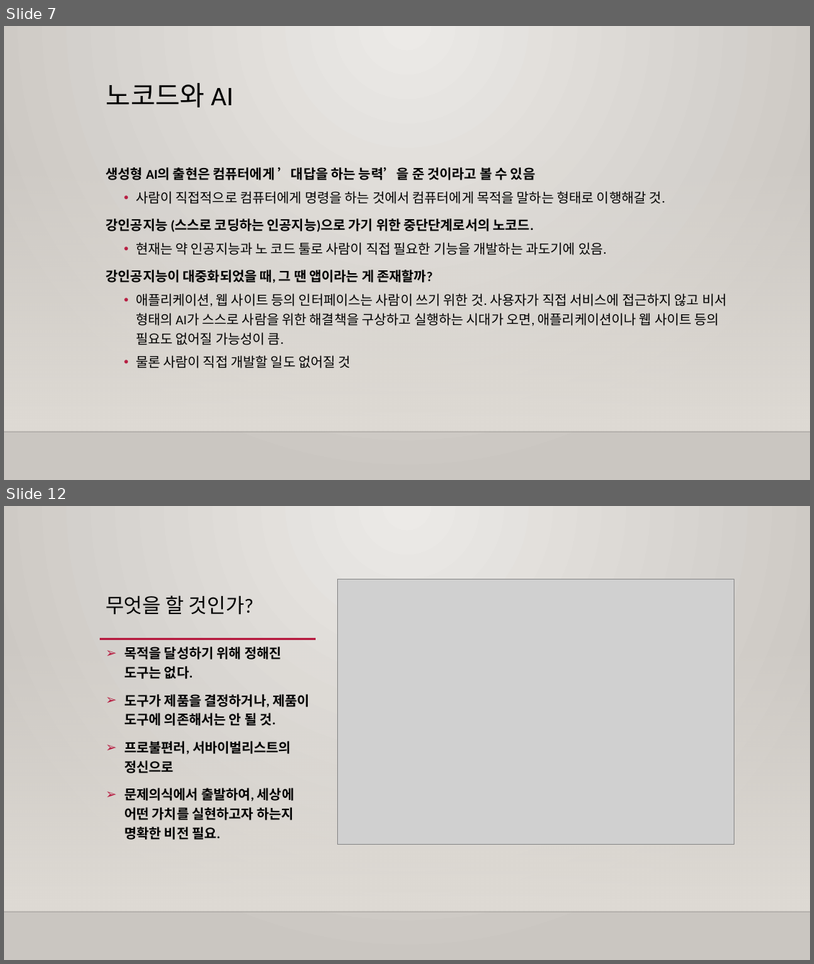
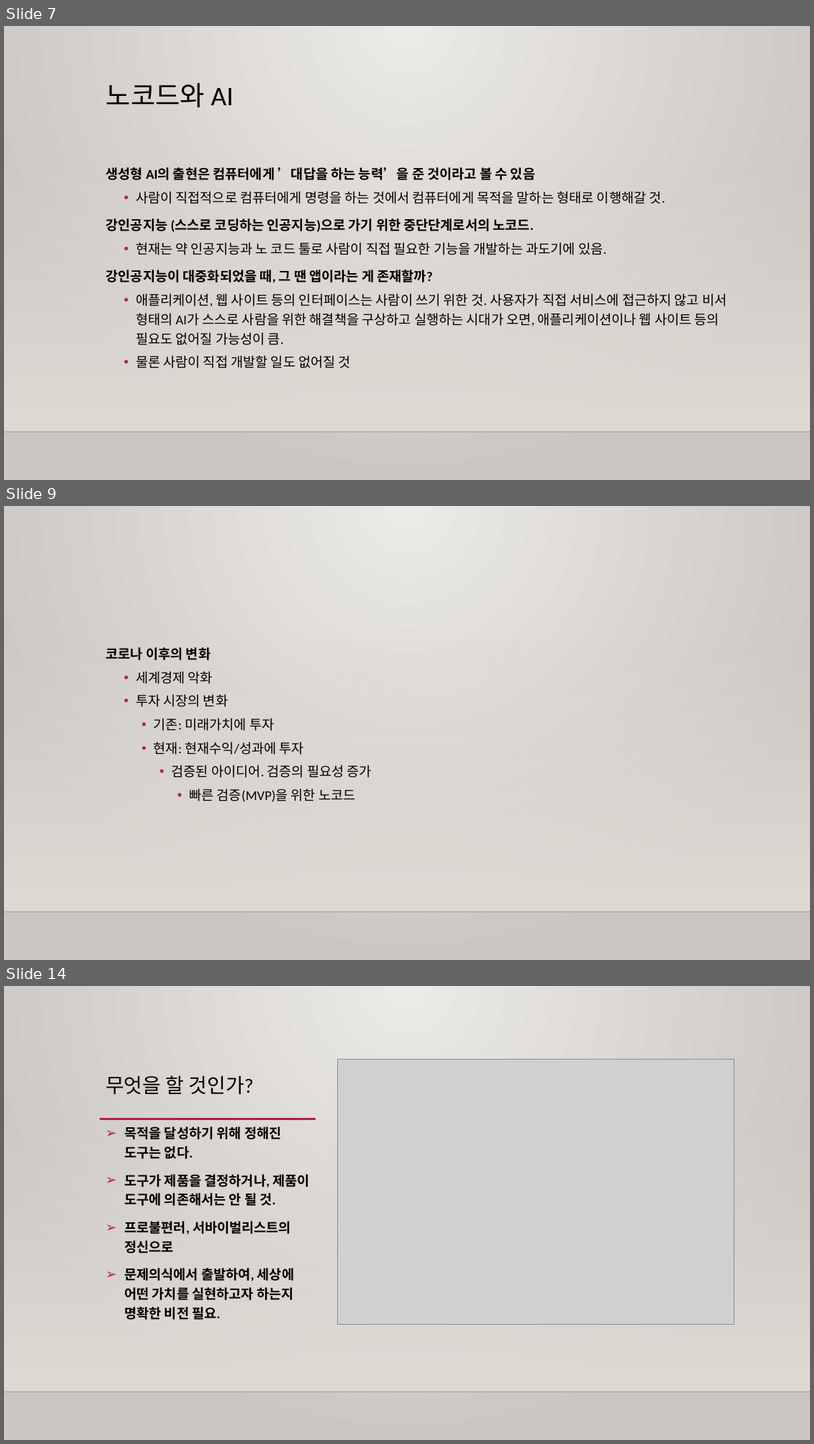
Before and after one commit to m00nlygreat/obsidian-vault, a slide deck: 노코드 엔지니어링/노코드 개론.pptx. Shown one above the other, each under a label of ours: slides 7 and 12 before the commit, slides 7, 9 and 14 after it; the slides between them are not shown. The pictures are 814x964 and 814x1444 pixels, drawn with LibreOffice and Linux fonts; fonts in the diff are those of the drawing; grey boxes stand for pictures; background and template pictures are left out. Boxes give left, top, right and bottom in pixels: in the first picture for what was removed or moved away, otherwise in the second. Text is boxed around its words. In the diff, an @@ line names an element or a change of style, - is before the commit and + after.

Commit message:
백업 완료: 2023-11-25 02:36:51
Affected files:
.obsidian/workspace.json
노코드 엔지니어링/노코드 개론.md
노코드 엔지니어링/노코드 개론.pptx

```diff
--- a/노코드 엔지니어링/노코드 개론.pptx
+++ b/노코드 엔지니어링/노코드 개론.pptx
@@ slide 9 added at (4, 506, 810, 960), background gradient #ECEAE7 to #CAC7C1; not listed: 2 template elements that a slide beside it also shows @@
@@ text added at (106, 647, 372, 802), 16 pt, text #000000 @@
+코로나 이후의 변화
+  • 세계경제 악화
+  • 투자 시장의 변화
+    • 기존: 미래가치에 투자
+    • 현재: 현재수익/성과에 투자
+      • 검증된 아이디어. 검증의 필요성 증가
+        • 빠른 검증(MVP)을 위한 노코드
@@ what was slide 12 is now slide 14 @@
```
Also in this commit, not shown: 6 slides changed, 1 other slide added, 2 other files.
